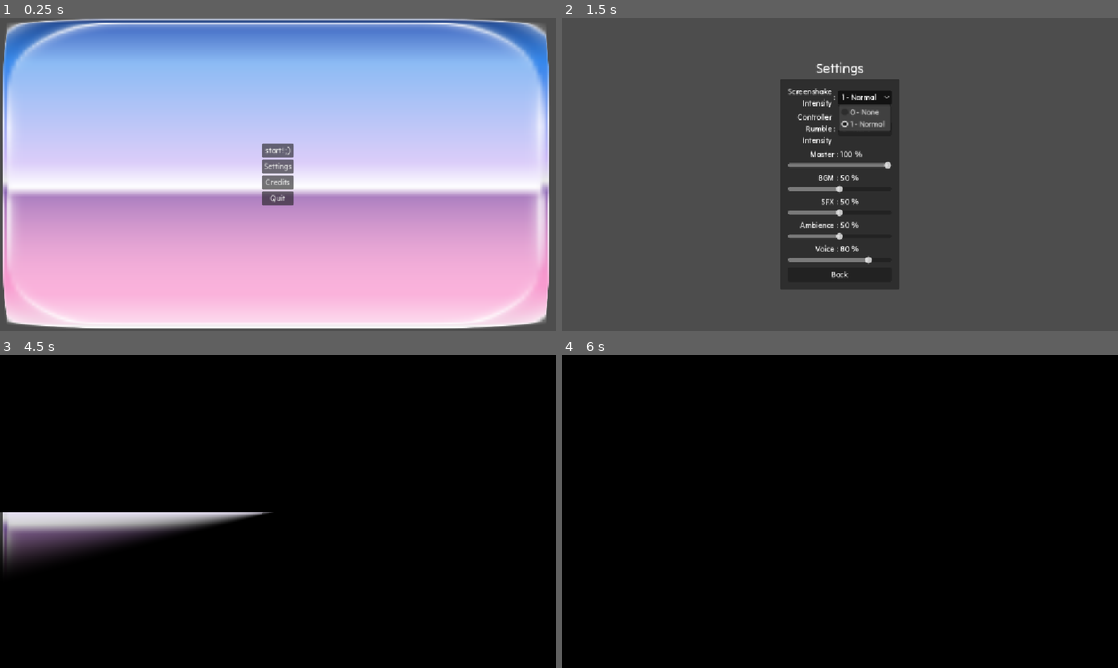
Above: before the commit, frames 1-4 (two rows, left to right).
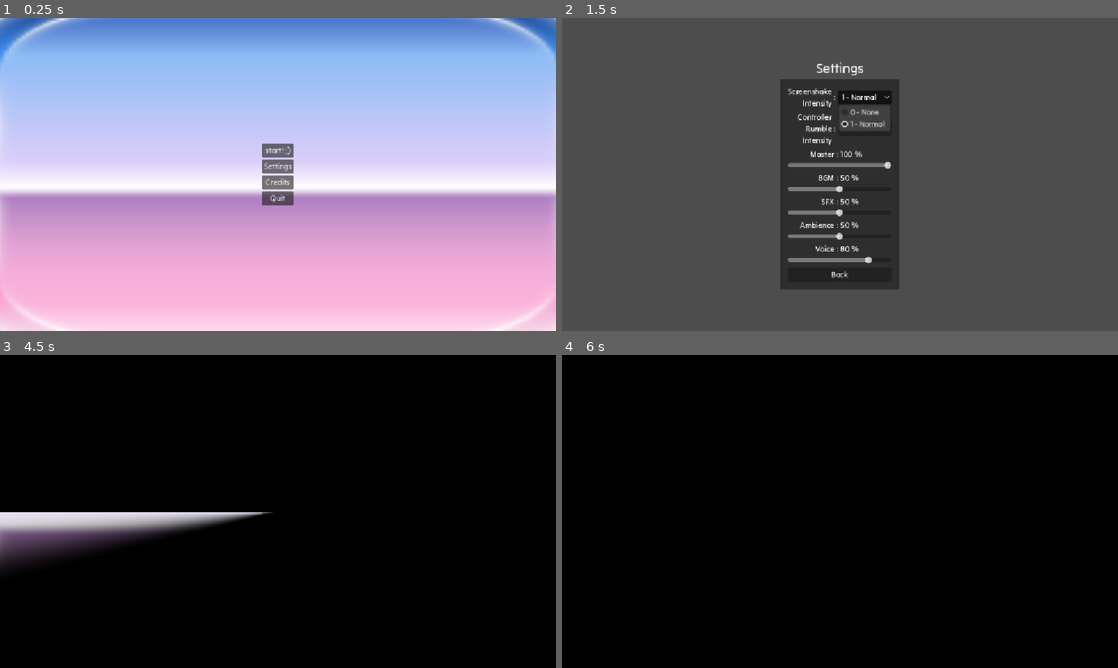
Above: after the commit, the same moments.

Repository: vhoyer/ludum_dare_60
Game: Godot game, scene res://stages/main_menu/main_menu.tscn
Two runs of this game, one before a commit and one after it. Both use one fixed random seed, a clock stepped at 60 frames per second and the inputs below.
Inputs:
- Up to frame 1 (0.25 s): no input
- Up to frame 2 (1.5 s): click "Settings" at 0.5 s; click "1 - Normal" at 1.25 s
- Up to frame 3 (4.5 s): click "1 - Normal" at 2 s; click "0 - None" at 2.75 s; click "Back" at 3.5 s; click "Credits" at 4.25 s
- Up to frame 4 (6 s): click "Back" at 5 s; click "start! ,)" at 5.75 s

The runs differ from the first frame. In frame 1, 10% of the frame differs, in the area x 0-100%, y 0-100%; in frame 2, nothing differs; in frame 3, 0.2%; in frame 4, nothing differs.

Commit message:
Fill Background of Screen with Negative Margin

Diff:
--- a/stages/main_menu/main_menu.tscn
+++ b/stages/main_menu/main_menu.tscn
@@ -17,19 +17,26 @@
 grow_horizontal = 2
 grow_vertical = 2
 
-[node name="NinePatchRect" type="NinePatchRect" parent="." unique_id=1807383795]
+[node name="MarginContainer" type="MarginContainer" parent="." unique_id=528449097]
 layout_mode = 1
 anchors_preset = 15
 anchor_right = 1.0
 anchor_bottom = 1.0
 grow_horizontal = 2
 grow_vertical = 2
+theme_override_constants/margin_left = -20
+theme_override_constants/margin_top = -20
+theme_override_constants/margin_right = -20
+theme_override_constants/margin_bottom = -20
+
+[node name="NinePatchRect" type="NinePatchRect" parent="MarginContainer" unique_id=1807383795]
+layout_mode = 2
 texture = ExtResource("8_onbu3")
-region_rect = Rect2(4, 8, 170, 157.5)
-patch_margin_left = 15
-patch_margin_top = 12
-patch_margin_right = 22
-patch_margin_bottom = 17
+region_rect = Rect2(9.831711, 10.729669, 151.40282, 149.28233)
+patch_margin_left = 9
+patch_margin_top = 9
+patch_margin_right = 11
+patch_margin_bottom = 10
 
 [node name="MainCentered" type="CenterContainer" parent="." unique_id=1983816057]
 layout_mode = 1
